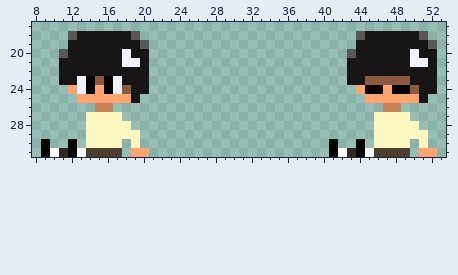
Edited in one commit: pixel-art sprite (Assets/Textures/Oliver/oliver sit left-Sheet.png). The picture above was drawn from the file before the commit.
The file is 64x32 pixels. Shown: x 8..53, y 17..31.
Once edited:
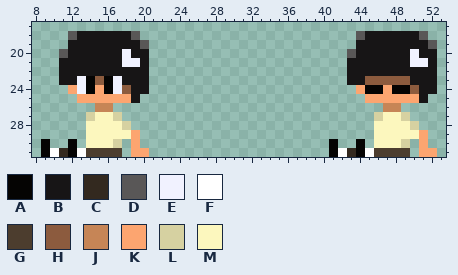
Palette (. is transparent): A #050403  B #171516  C #33291f  D #595757  E #f1f2ff  F #ffffff  G #4c3d2e  H #8c5b3e  J #c68556  K #fca570  L #d6d1a1  M #fcf7be
What changed:
@@ x 8..53 @@
 26 .......JJ..............................JJ.....
-27 ......MMMM............................MMMM....
-28 ......MMMMM...........................MMMMM...
-29 ......MMMMMM..........................MMMMMM..
-30 .A..A.MMMM.M.....................A..A.MMMM.M..
+27 ......LMML............................LMML....
+28 ......MMMML...........................MMMML...
+29 ......MMMMMK..........................MMMMMK..
+30 .A..A.MMML.K.....................A..A.MMML.K..
 31 .AFCAFGGGG.KK....................AFCAFGGGG.KK.
